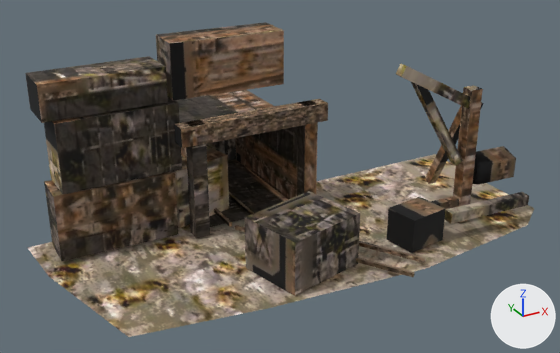
One commit to the glTF model godot/project/assets/forest_rescue/landmarks/lf_env_quarry_mine_LOD2.glb: the scene before it, then after it.
Rendered twice from a 50 mm lens placed at (-6.58, -13.05, 7.4), pointed at (0.34, -0.46, 1.11). Every picture has the same lights, and +X, +Y and +Z are marked at lower right. The older version comes first. Where no turn or scale is listed for an object, it has been applied to the vertices. Vertices at exactly the same position are counted once.

Names of what the first picture shows: 'lf_env_quarry_mine_LOD2', 'lf_env_quarry_mine_base_LOD2'.
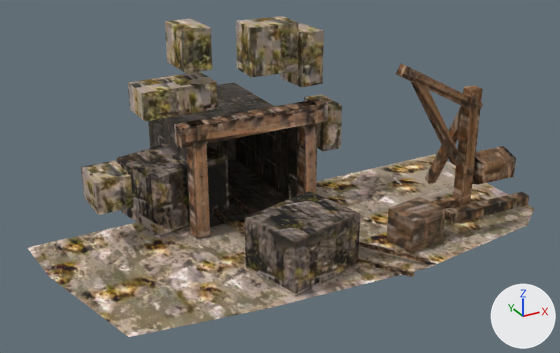
What the commit changed:
me_lf_env_quarry_mine_base_lod2 has 15 vertices, 16 faces and spans x -4.45..5.78, y -3.25..1.2, z -0.08..0.0.
me_lf_env_quarry_mine_base_lod2 is used by ob_lf_env_quarry_mine_base_lod2; location (0.0, 0.0, 0.0).
me_lf_env_quarry_mine_base_lod2 part 1: texture (UV) coordinates of 16 of 16 faces, centred in x -3.34..5.54, y -2.13..0.77, z -0.06..-0.02, changed; they spanned u 0.0..0.3, v 0.01..0.69 and now span u 0.0..0.33, v 0.01..0.76.
me_lf_env_quarry_mine_lod2 is used by ob_lf_env_quarry_mine_lod2_1; location (0.0, 0.0, 0.0).
me_lf_env_quarry_mine_lod2 had 180 vertices, 246 faces and spanned x -4.07..5.01, y -3.53..3.2, z 0.0..3.91.
me_lf_env_quarry_mine_lod2 now has 196 vertices, 254 faces and spans x -3.28..5.01, y -3.53..3.2, z 0.0..4.15.
me_lf_env_quarry_mine_lod2 part 2: the loose piece of 8 vertices spanning x -4.07..-1.71, y 0.16..1.03, z 2.82..3.51 is deleted.
Part 3, on me_lf_env_quarry_mine_lod2:
24 vertices are removed from x -4.02..0.78, y 0.11..1.02, z 0.02..3.91.
30 faces are deleted.
48 vertices are added at x -3.28..2.16, y 0.06..1.01, z 0.87..4.15.
48 new faces join them, mat_lf_env_quarry_mine_lod2_stone (picture img_lf_env_quarry_mine_lod2_c).
me_lf_env_quarry_mine_lod2 part 4: 205 kept faces spanning x -2.34..5.01, y -3.53..3.2, z 0.0..3.55 get new texture (UV) coordinates.

Location of each change, (x1, y1, x2, y2) in pixels of the pictures (560 x 353 px):
'lf_env_quarry_mine_LOD2', reshaped (11% narrower): before (25, 22, 529, 296); after (81, 16, 529, 296)
part 1 of me_lf_env_quarry_mine_base_lod2, surface changed: (33, 154, 534, 337) in both
part 2 of me_lf_env_quarry_mine_lod2, deleted: before (25, 56, 168, 123)
part 3 of me_lf_env_quarry_mine_lod2, reshaped: before (44, 22, 284, 261); after (81, 16, 342, 215)
part 4 of me_lf_env_quarry_mine_lod2, surface changed: before (174, 64, 529, 296); after (117, 64, 529, 296)
